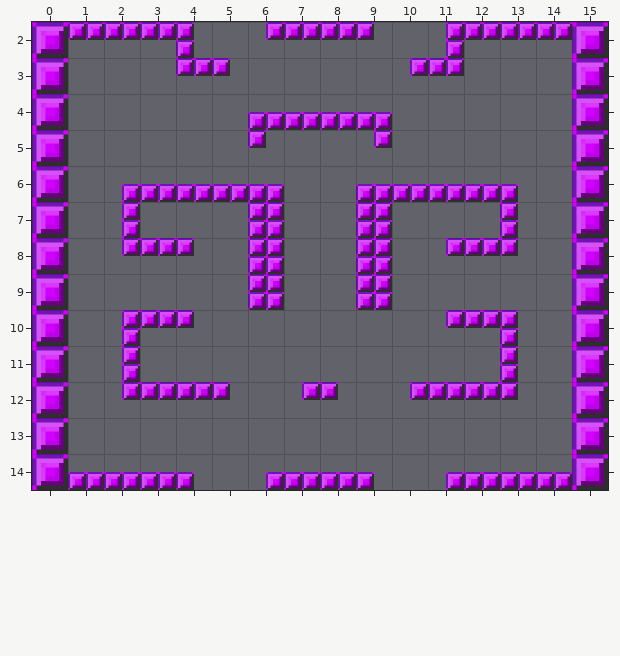
Level history. Tiled map: Demo/assets/maps/04.tmx. Above: the version before the commit.
Cells are 64x64 px. Shown: x 0..15, y 2..14.
After:
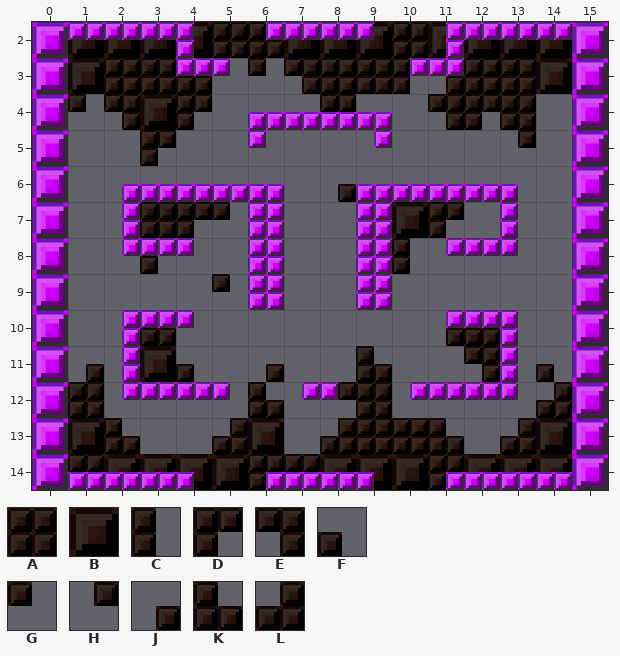
Key: from "block_background": A 28, B 29, C 32, D 34, E 35, F 36, G 37, H 38, J 39, K 40, L 41.
_ is an empty cell.
Tiles of an added or newly shown layer are drawn over the layers below it.
What changed:
Layer "background" (added):
The author put tile A in row 2 at x 5 to 6 and 10; in row 3 at x 2 to 4, 8 to 9 and 12 to 13; in row 4 at x 13; in row 7 at x 3; in row 10 at x 3 and 12; in row 12 at x 1 and 9.
The author put tile A in row 13 at x 9 to 10; in row 14 at x 1, 6 to 7 and 11.
The author put tile B in row 2 at x 1 to 4, 7 to 9 and 11 to 14; in row 3 at x 1 and 14; in row 4 at x 3; in row 7 at x 10; in row 11 at x 3; in row 13 at x 1, 6 and 14.
The author put tile B in row 14 at x 2 to 5, 8 to 10 and 12 to 14.
The author put tile C in row 8 at x 10.
The author put tile D in row 3 at x 10; in row 4 at x 4, 8 and 12; in row 5 at x 3; in row 7 at x 4 and 11.
The author put tile E in row 3 at x 7 and 11; in row 4 at x 2 and 11; in row 11 at x 12.
The author put tile F in row 8 at x 3; in row 11 at x 4 and 14.
The author put tile G in row 3 at x 6; in row 4 at x 1; in row 7 at x 5; in row 9 at x 5.
The author put tile H in row 5 at x 13; in row 12 at x 8.
The author put tile J in row 6 at x 8; in row 10 at x 11; in row 11 at x 1 and 6.
The author put tile K in row 11 at x 9; in row 12 at x 6; in row 13 at x 2 and 11.
The author put tile L in row 12 at x 14; in row 13 at x 5, 8 and 13.
Boxes around the changes in both pictures, in picture pixels (x1, y1, x2, y2):
added: (68, 22, 572, 166)
added: (338, 184, 356, 202)
added: (140, 202, 230, 274)
added: (392, 202, 464, 274)
added: (212, 274, 230, 292)
added: (68, 328, 572, 490)
